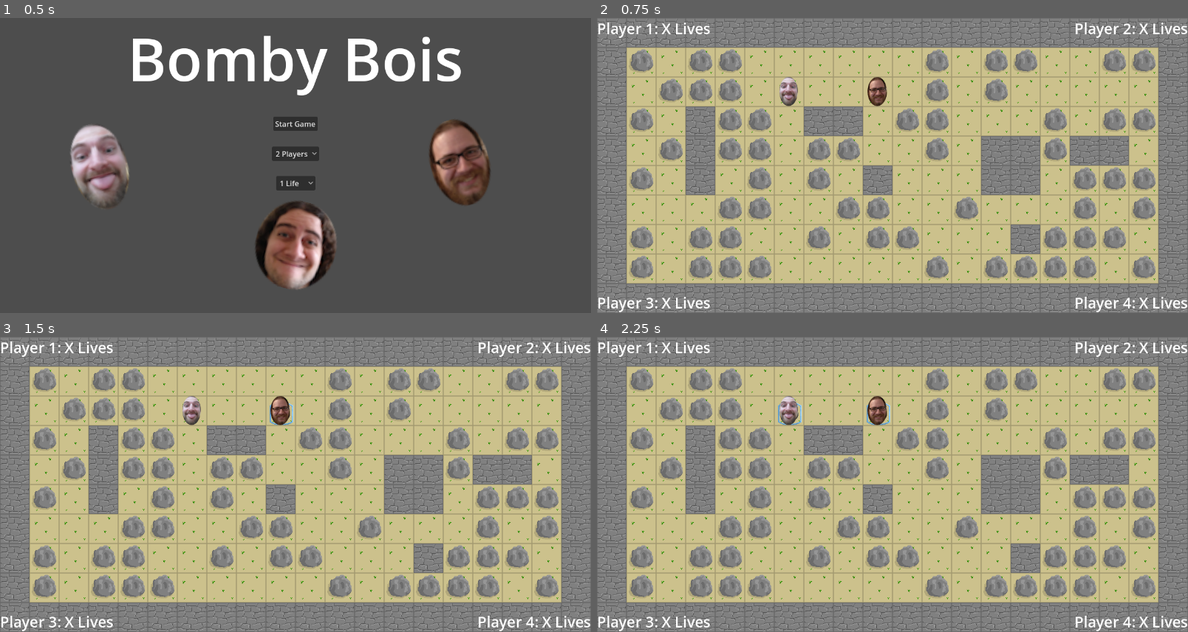
Above: before the commit, frames 1-4 (two rows, left to right).
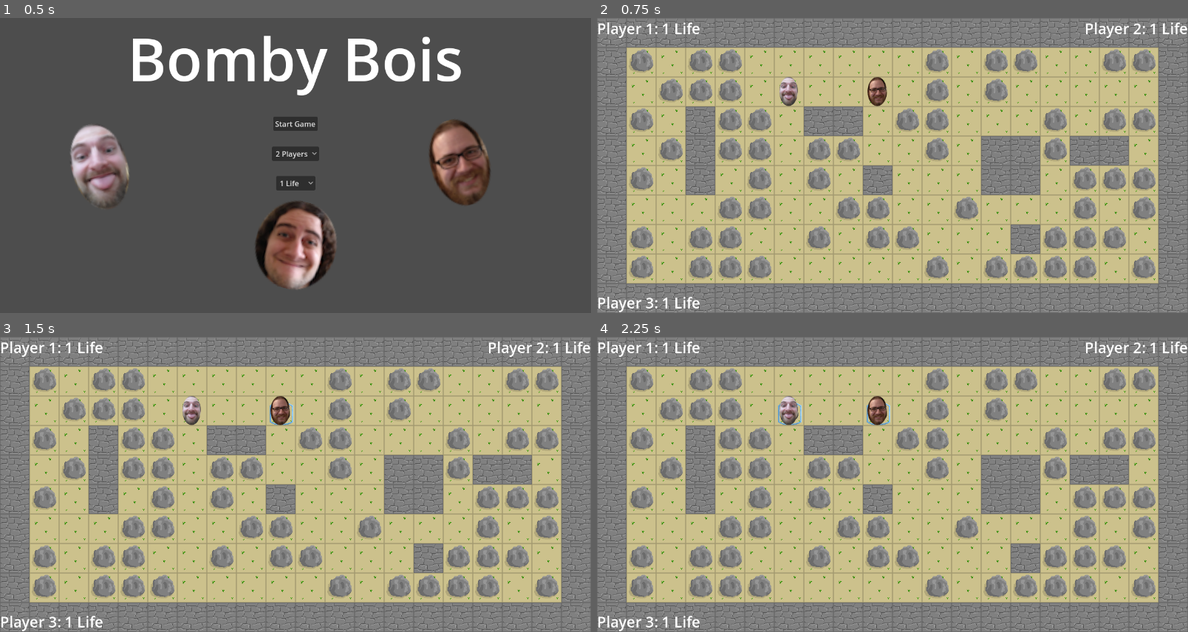
Above: after the commit, the same moments.

Repository: tierriminator/bombyboi
Game: Godot game, scene res://main_menu.tscn
Same seed, same stepped clock (60 frames per second), same inputs: the game is played once before the commit and once after it.
Inputs:
- Up to frame 1 (0.5 s): no input
- Up to frame 2 (0.75 s): click "Start Game" at 0.5 s
- Up to frame 3 (1.5 s): tap Enter at 1.25 s
- Up to frame 4 (2.25 s): tap Space at 2 s

Frame 1 is identical in both runs. In frame 2, 1.0% of the frame differs, in the area x 10-100%, y 1-100%; in frame 3, 1.0%; in frame 4, 1.0%.

Commit message:
hud lives change

Diff:
--- /dev/null
+++ b/bombyboi/hud.gd
@@ -0,0 +1,18 @@
+extends CanvasLayer
+
+
+# Called when the node enters the scene tree for the first time.
+func _ready() -> void:
+	if Main.starting_lives == 1:
+		$p1_lives.text = "Player 1: %d Life" %Main.starting_lives
+		$p2_lives.text = "Player 2: %d Life" %Main.starting_lives
+		$p3_lives.text = "Player 3: %d Life" %Main.starting_lives
+	else:
+		$p1_lives.text = "Player 1: %d Lives" %Main.starting_lives
+		$p2_lives.text = "Player 2: %d Lives" %Main.starting_lives
+		$p3_lives.text = "Player 3: %d Lives" %Main.starting_lives
+
+
+# Called every frame. 'delta' is the elapsed time since the previous frame.
+func _process(delta: float) -> void:
+	pass
--- a/bombyboi/hud.tscn
+++ b/bombyboi/hud.tscn
@@ -1,4 +1,9 @@
-[gd_scene load_steps=3 format=3 uid="uid://b3cuh18ivrsct"]
+[gd_scene load_steps=7 format=3 uid="uid://b3cuh18ivrsct"]
+
+[ext_resource type="Script" uid="uid://dei14lt0hb2wp" path="res://hud.gd" id="1_37p78"]
+[ext_resource type="Script" uid="uid://dsvdf62lfg1o8" path="res://p_1_lives.gd" id="2_64ctp"]
+[ext_resource type="Script" uid="uid://cigscdcfny7cp" path="res://p_2_lives.gd" id="3_640wx"]
+[ext_resource type="Script" uid="uid://b3dr0t3xxrf5g" path="res://p_3_lives.gd" id="4_a2258"]
 
 [sub_resource type="LabelSettings" id="LabelSettings_n2snw"]
 font_size = 32
@@ -6,14 +11,16 @@
 [sub_resource type="LabelSettings" id="LabelSettings_37p78"]
 font_size = 32
 
-[node name="hud" type="CanvasLayer"]
+[node name="Hud" type="CanvasLayer"]
 layer = 3
+script = ExtResource("1_37p78")
 
 [node name="p1_lives" type="Label" parent="."]
 offset_right = 40.0
 offset_bottom = 23.0
 text = "Player 1: X Lives"
 label_settings = SubResource("LabelSettings_n2snw")
+script = ExtResource("2_64ctp")
 
 [node name="p2_lives" type="Label" parent="."]
 anchors_preset = 1
@@ -24,6 +31,7 @@
 grow_horizontal = 0
 text = "Player 2: X Lives"
 label_settings = SubResource("LabelSettings_37p78")
+script = ExtResource("3_640wx")
 
 [node name="p3_lives" type="Label" parent="."]
 anchors_preset = 2
@@ -34,16 +42,4 @@
 grow_vertical = 0
 text = "Player 3: X Lives"
 label_settings = SubResource("LabelSettings_37p78")
-
-[node name="p4_lives" type="Label" parent="."]
-anchors_preset = 3
-anchor_left = 1.0
-anchor_top = 1.0
-anchor_right = 1.0
-anchor_bottom = 1.0
-offset_left = -123.0
-offset_top = -23.0
-grow_horizontal = 0
-grow_vertical = 0
-text = "Player 4: X Lives"
-label_settings = SubResource("LabelSettings_37p78")
+script = ExtResource("4_a2258")
--- a/bombyboi/map.tscn
+++ b/bombyboi/map.tscn
@@ -55,7 +55,7 @@
 script = ExtResource("1_p5pve")
 player_scene = ExtResource("2_wijl4")
 
-[node name="hud" parent="." instance=ExtResource("3_iw27f")]
+[node name="Hud" parent="." instance=ExtResource("3_iw27f")]
 
 [node name="Terrain" type="TileMapLayer" parent="."]
 texture_filter = 1
--- /dev/null
+++ b/bombyboi/p_1_lives.gd
@@ -0,0 +1,7 @@
+extends Label
+
+func register_player(player_node: Node) -> void:
+	player_node.damage.connect(_on_player_damage)
+
+func _on_player_damage(lives: int) -> void:
+	text = ("Player 1: %d Life" %lives)
--- /dev/null
+++ b/bombyboi/p_2_lives.gd
@@ -0,0 +1,7 @@
+extends Label
+
+func register_player(player_node: Node) -> void:
+	player_node.damage.connect(_on_player_damage)
+
+func _on_player_damage(lives: int) -> void:
+	text = ("Player 2: %d Life" %lives)
--- /dev/null
+++ b/bombyboi/p_3_lives.gd
@@ -0,0 +1,7 @@
+extends Label
+
+func register_player(player_node: Node) -> void:
+	player_node.damage.connect(_on_player_damage)
+
+func _on_player_damage(lives: int) -> void:
+	text = ("Player 3: %d Life" %lives)
--- a/bombyboi/player.gd
+++ b/bombyboi/player.gd
@@ -16,11 +16,14 @@
 var max_bombs = 1
 var bomb_range = 1
 
+signal damage(new_lives)
+
 var lives = Main.starting_lives:
 	set(value):
 		if value < lives:
 			do_hit_animation()
 		lives = value
+		damage.emit(lives)
 		if lives <= 0:
 			$Sprite2D.flip_v = true
 
@@ -30,6 +33,9 @@
 
 func _init() -> void:
 	add_to_group("players")
+
+func _ready() -> void:
+	get_node("/root/Map/Hud/p%d_lives" %player_id).register_player(self)
 
 func check_bomb(map_position: Vector2i) -> bool:
 	for bomb in get_tree().get_nodes_in_group("bombs"):
Not shown, added: bombyboi/hud.gd.uid
Not shown, added: bombyboi/p_1_lives.gd.uid
Not shown, added: bombyboi/p_2_lives.gd.uid
Not shown, added: bombyboi/p_3_lives.gd.uid
